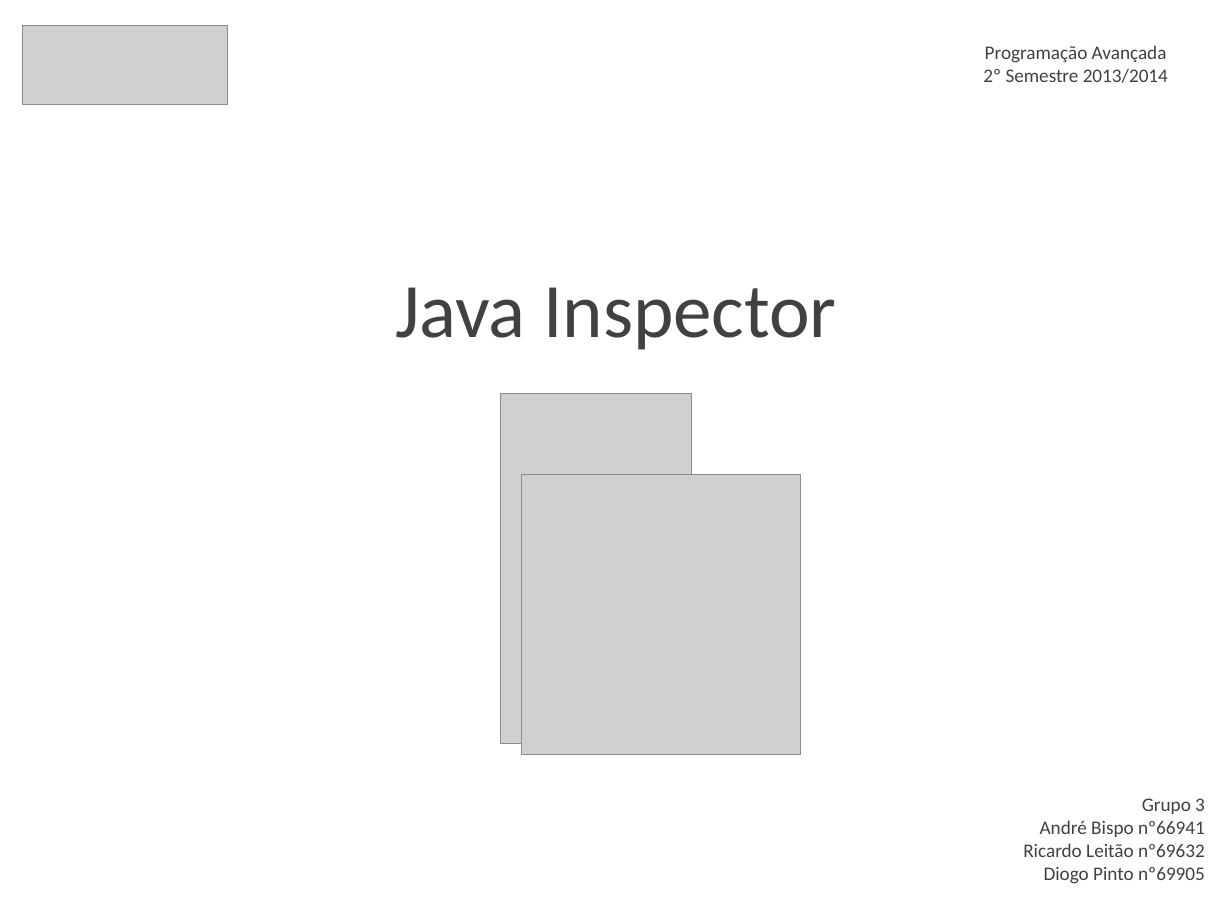
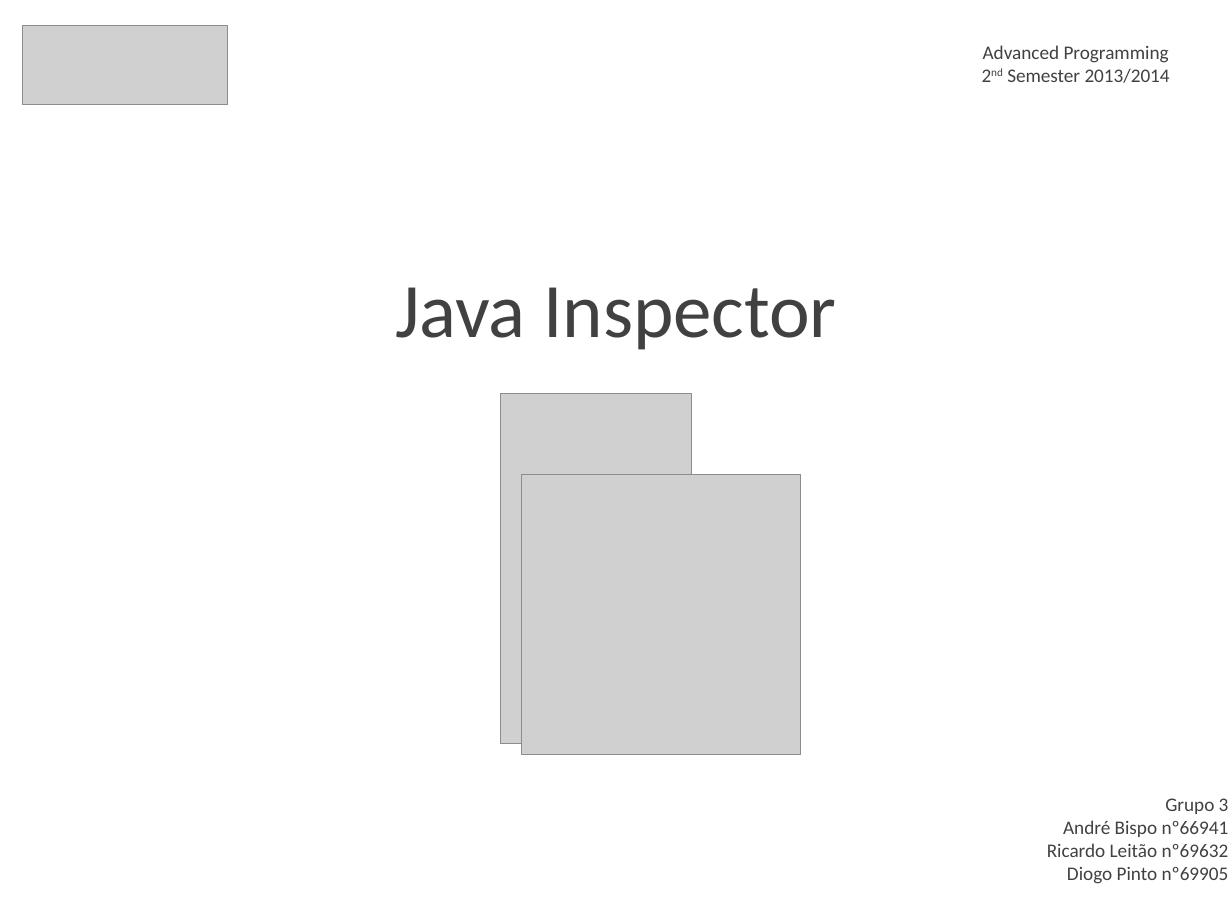
Before and after one commit to andrebispo5/Java-Inspector, a slide deck: slide 1 of PA presentation.ppt. Drawn at 1232x924 pixels with LibreOffice and Linux fonts; fonts in the diff are those of the drawing; grey boxes stand for pictures; background and template pictures are left out. Boxes give left, top, right and bottom in pixels: in the first picture for what was removed or moved away, otherwise in the second. Text is boxed around its words. In the diff, an @@ line names an element or a change of style, - is before the commit and + after.

```diff
--- a/PA presentation.ppt
+++ b/PA presentation.ppt
@@ text at bbox=[983, 45, 1170, 83]: text changed @@
-Programação Avançada
-2º Semestre 2013/2014
+Advanced Programming
+2nd Semester 2013/2014
@@ text "Grupo 3": place and size @@
-text "Grupo 3" at bbox=[1023, 798, 1205, 884]
+text "Grupo 3" at bbox=[1047, 798, 1229, 884]
```
Also in this commit, not shown: 10 other slides changed, 2 other files.
